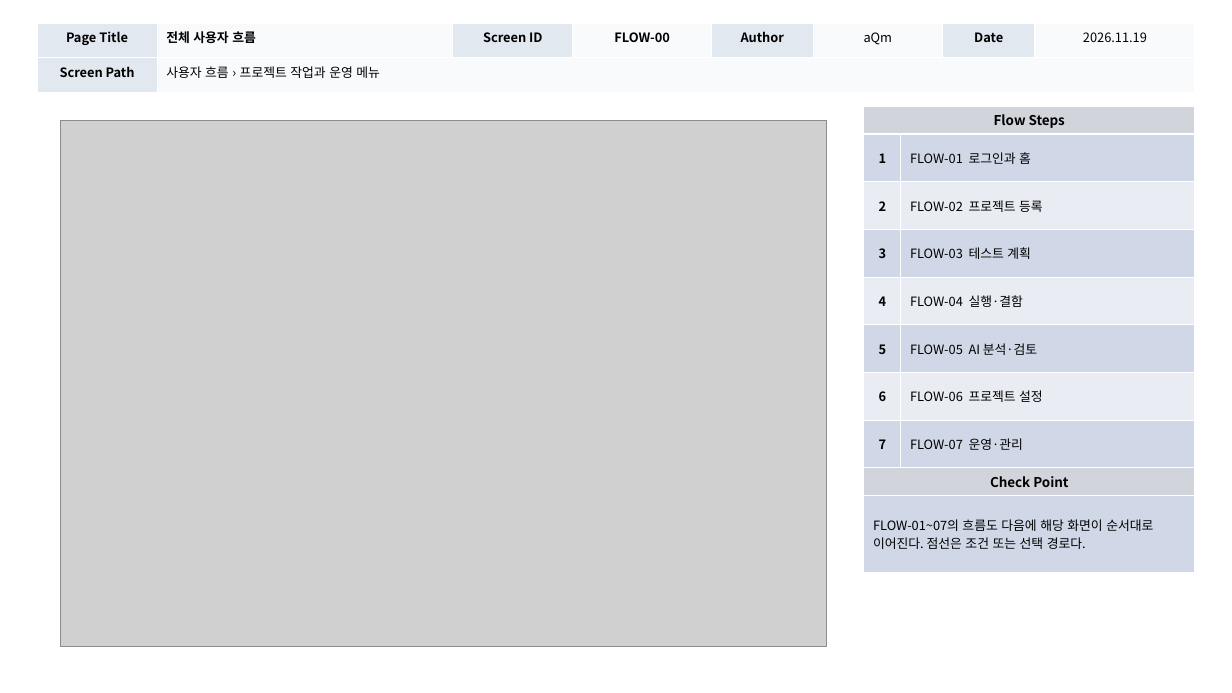
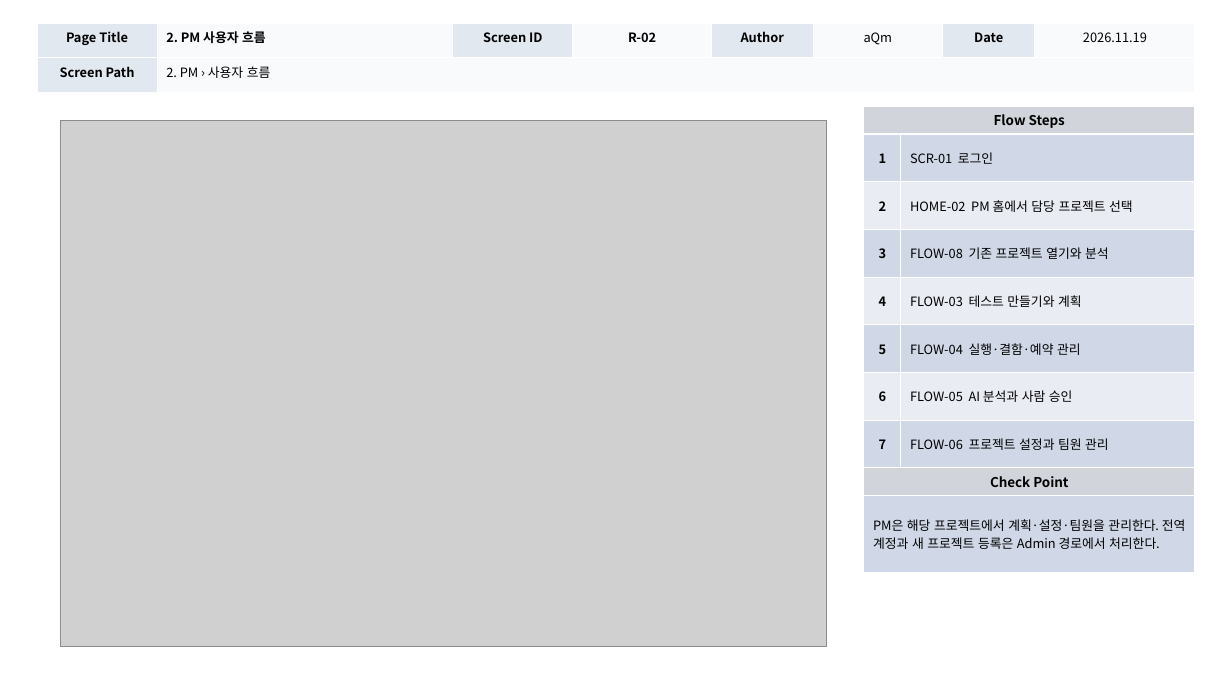
Before and after one commit to digitalist-corp/AI-TestOps, a slide deck: slide 21 of docs/aQm-산출물/AI-TestOps_UI설계서_(v1.0)_20261119.pptx (slide 2 before the commit). Drawn at 1232x693 pixels with LibreOffice and Linux fonts; fonts in the diff are those of the drawing; grey boxes stand for pictures. Boxes give left, top, right and bottom in pixels: in the first picture for what was removed or moved away, otherwise in the second. Text is boxed around its words. In the diff, an @@ line names an element or a change of style, - is before the commit and + after.

Commit message:
docs: UI 위치도 분리와 역할별 사용자 흐름 정리

```diff
--- a/docs/aQm-산출물/AI-TestOps_UI설계서_(v1.0)_20261119.pptx
+++ b/docs/aQm-산출물/AI-TestOps_UI설계서_(v1.0)_20261119.pptx
@@ table at [37,23,1195,92] @@
-row 1, column 2: 전체 사용자 흐름
+row 1, column 2: 2. PM 사용자 흐름
-row 1, column 4: FLOW-00
+row 1, column 4: R-02
-row 2, column 2: 사용자 흐름 › 프로젝트 작업과 운영 메뉴
+row 2, column 2: 2. PM › 사용자 흐름
@@ table at [864,106,1195,573] @@
-row 2, column 2: FLOW-01 로그인과 홈
+row 2, column 2: SCR-01 로그인
-row 3, column 2: FLOW-02 프로젝트 등록
+row 3, column 2: HOME-02 PM 홈에서 담당 프로젝트 선택
-row 4, column 2: FLOW-03 테스트 계획
+row 4, column 2: FLOW-08 기존 프로젝트 열기와 분석
-row 5, column 2: FLOW-04 실행·결함
+row 5, column 2: FLOW-03 테스트 만들기와 계획
-row 6, column 2: FLOW-05 AI 분석·검토
+row 6, column 2: FLOW-04 실행·결함·예약 관리
-row 7, column 2: FLOW-06 프로젝트 설정
+row 7, column 2: FLOW-05 AI 분석과 사람 승인
-row 8, column 2: FLOW-07 운영·관리
+row 8, column 2: FLOW-06 프로젝트 설정과 팀원 관리
-row 10, column 1: FLOW-01~07의 흐름도 다음에 해당 화면이 순서대로 이어진다. 점선은 조건 또는 선택 경로다.
+row 10, column 1: PM은 해당 프로젝트에서 계획·설정·팀원을 관리한다. 전역 계정과 새 프로젝트 등록은 Admin 경로에서 처리한다.
```
Also in this commit, not shown: 45 other slides changed, 11 slides added.
